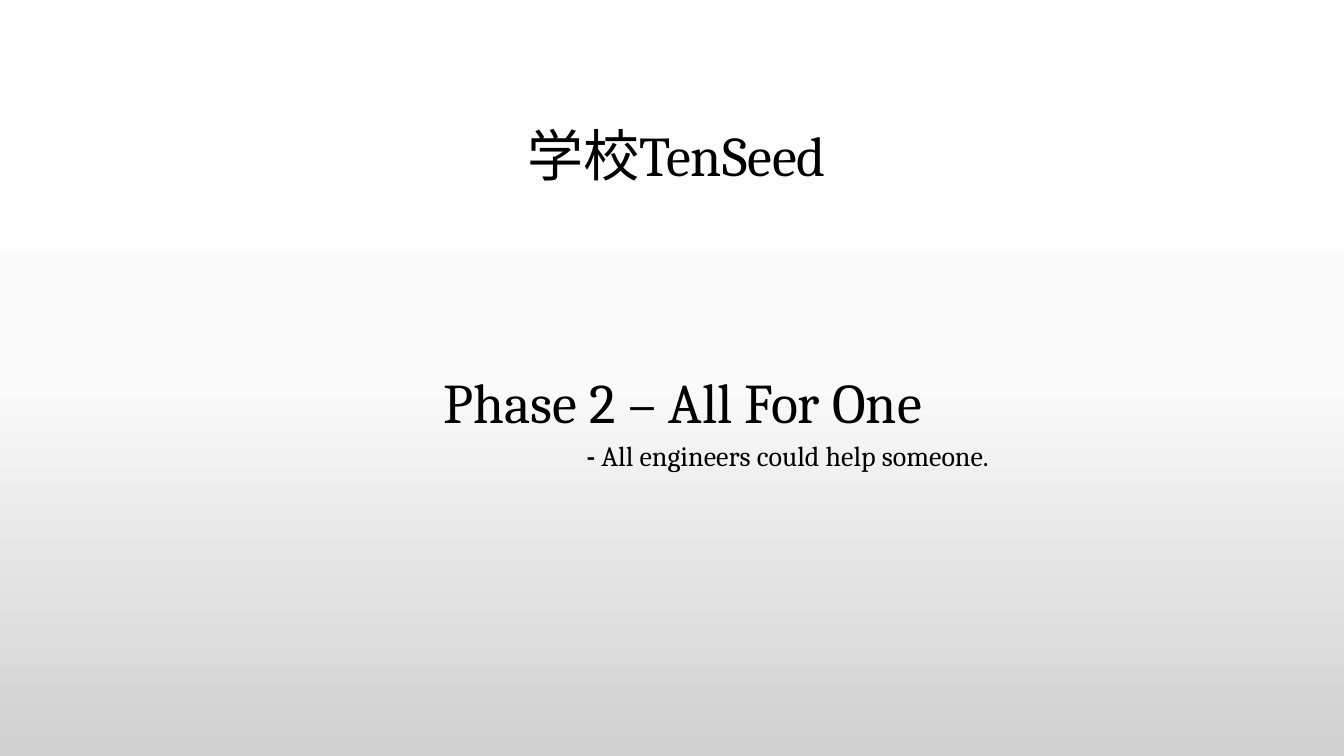
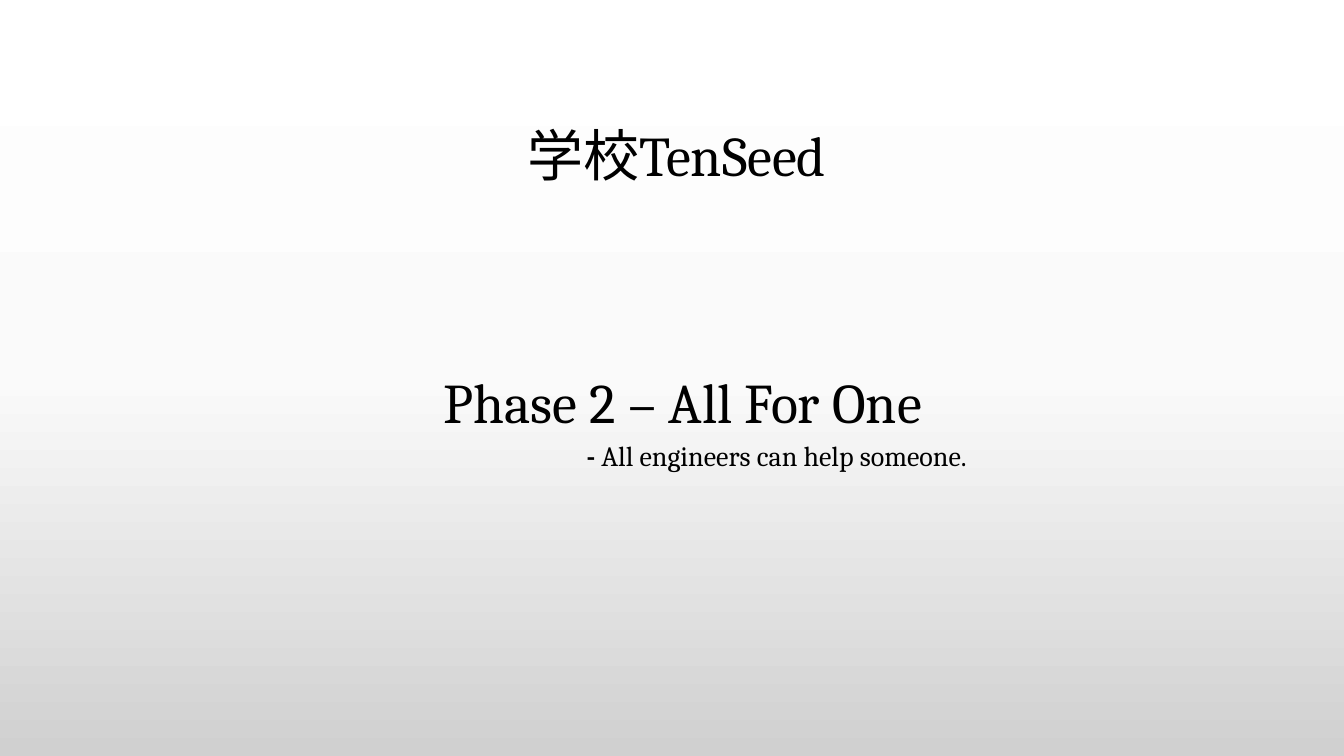
Before and after one commit to madalpaca25/GakuTenSeed, a slide deck: slide 12 of 学校TenSeed.pptx. Drawn at 1344x756 pixels with LibreOffice and Linux fonts; fonts in the diff are those of the drawing; background and template pictures are left out. Boxes give left, top, right and bottom in pixels: in the first picture for what was removed or moved away, otherwise in the second. Text is boxed around its words. In the diff, an @@ line names an element or a change of style, - is before the commit and + after.

```diff
--- a/学校TenSeed.pptx
+++ b/学校TenSeed.pptx
@@ text at [601,446,967,472]: text changed @@
-  - All engineers could help someone.
+  - All engineers can help someone.
```
Also in this commit, not shown: 6 other slides changed.
